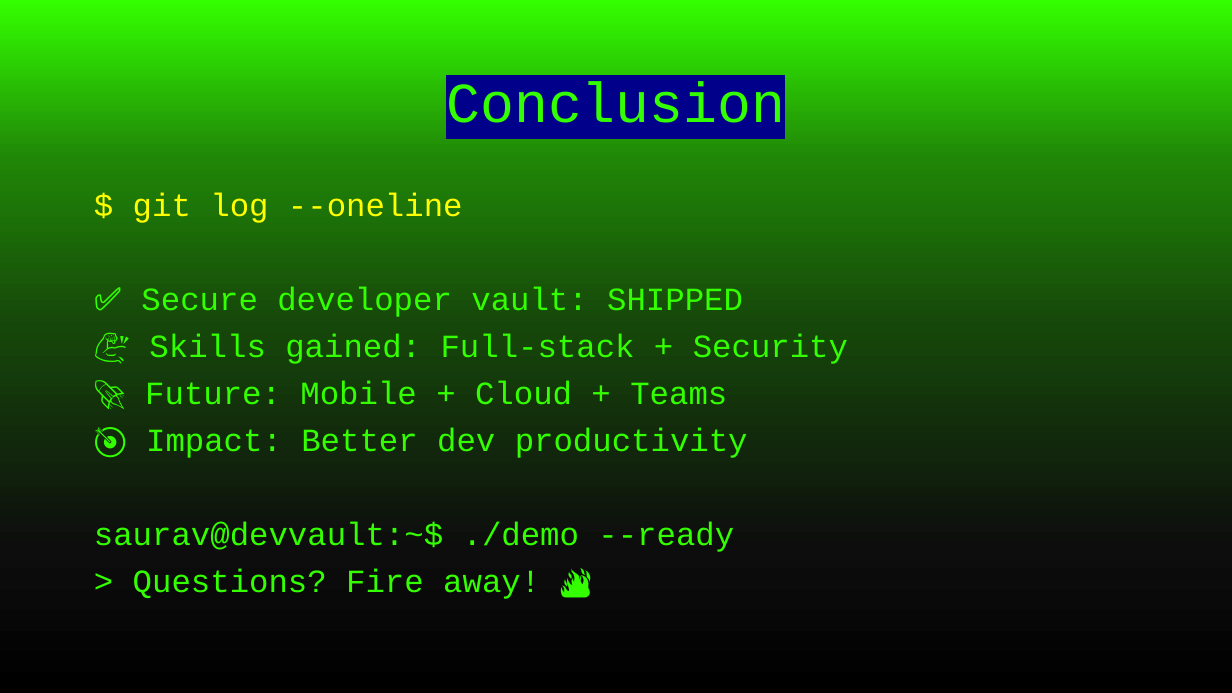
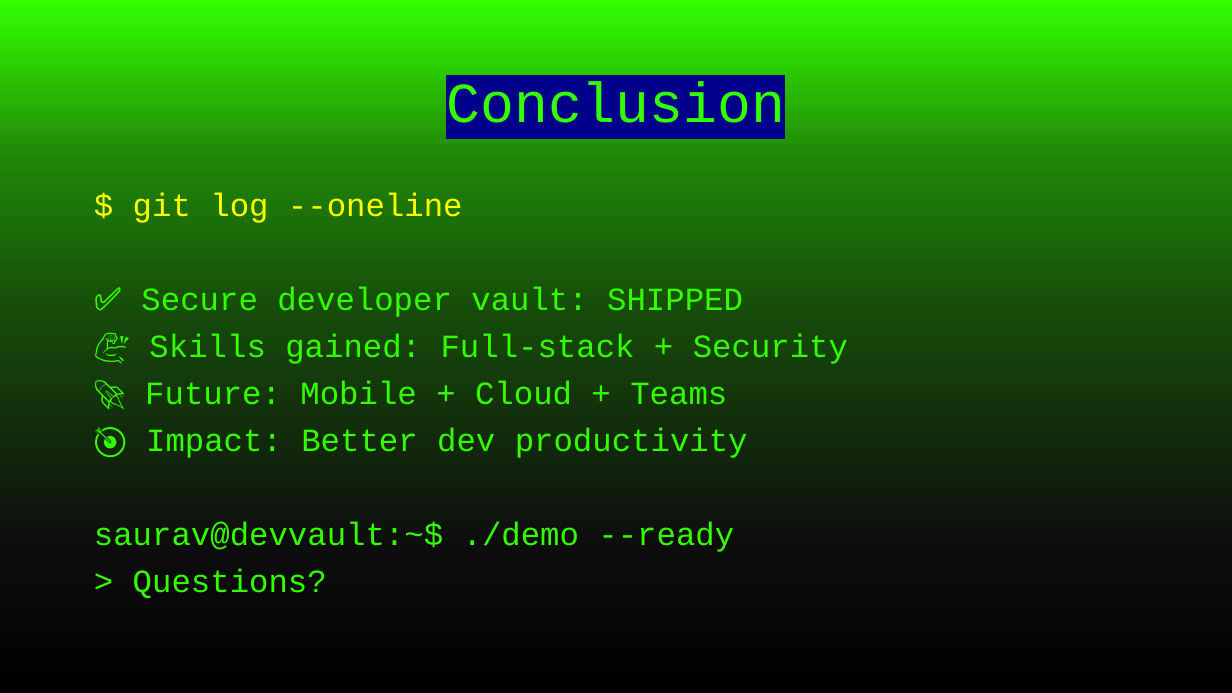
Before and after one commit to gauranga18/DevVault, a slide deck: slide 7 of Presentation/Presentation1.pptx. Drawn at 1232x693 pixels with LibreOffice and Linux fonts; fonts in the diff are those of the drawing. Boxes give left, top, right and bottom in pixels: in the first picture for what was removed or moved away, otherwise in the second. Text is boxed around its words. In the diff, an @@ line names an element or a change of style, - is before the commit and + after.

Commit message:
SLight tweaks

```diff
--- a/Presentation/Presentation1.pptx
+++ b/Presentation/Presentation1.pptx
@@ text at (133, 568, 327, 598): text changed @@
-> Questions? Fire away! 🔥
+> Questions?
```
